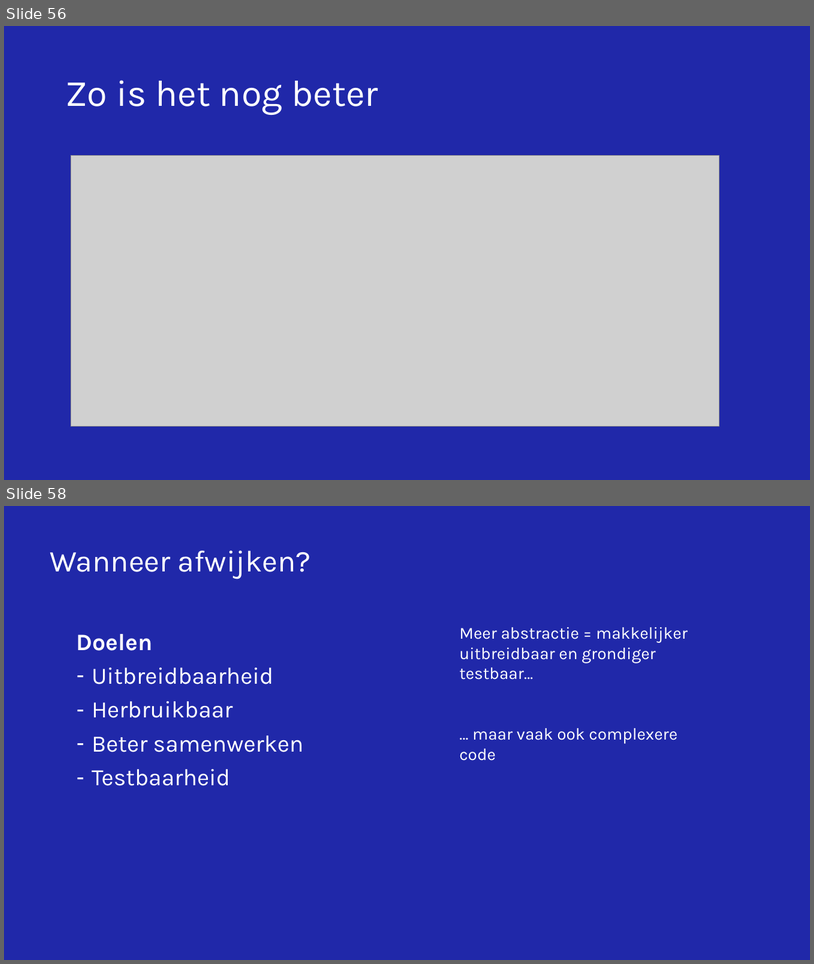
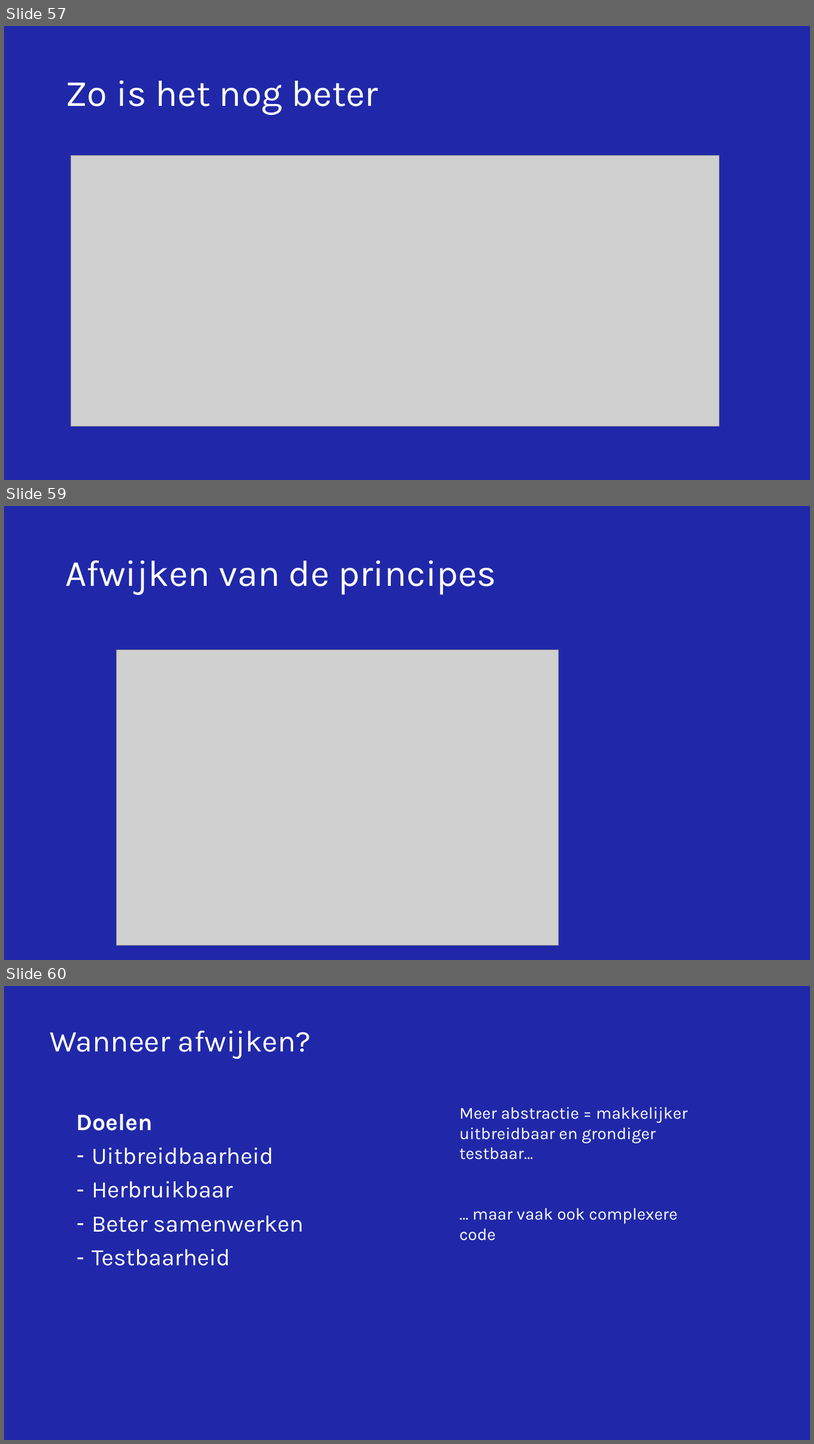
Before and after one commit to NickDekker/SOLID-GRASP, a slide deck: Presentatie/SOLID-Grasp-training.pptx. Shown one above the other, each under a label of ours: slides 56 and 58 before the commit, slides 57, 59 and 60 after it; the slides between them are not shown. The pictures are 814x964 and 814x1444 pixels, drawn with LibreOffice and Linux fonts; fonts in the diff are those of the drawing; grey boxes stand for pictures; background and template pictures are left out. Boxes give left, top, right and bottom in pixels: in the first picture for what was removed or moved away, otherwise in the second. Text is boxed around its words. In the diff, an @@ line names an element or a change of style, - is before the commit and + after.

```diff
--- a/Presentatie/SOLID-Grasp-training.pptx
+++ b/Presentatie/SOLID-Grasp-training.pptx
@@ slide 59 added at box(4, 506, 810, 960), background #2028A9 @@
@@ title added at box(65, 560, 497, 595), 44 pt, text #FFFFFF @@
+Afwijken van de principes
@@ picture added at box(117, 650, 559, 945) @@
@@ what was slide 56 is now slide 57 @@
@@ what was slide 58 is now slide 60 @@
```
Also in this commit, not shown: 5 slides changed, 6 other slides added, 4 slides removed.
